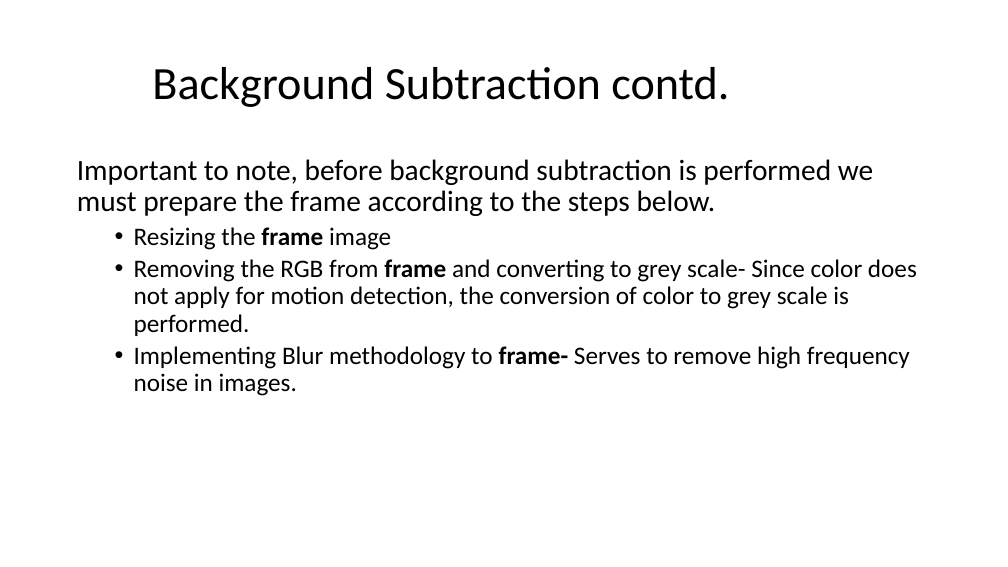
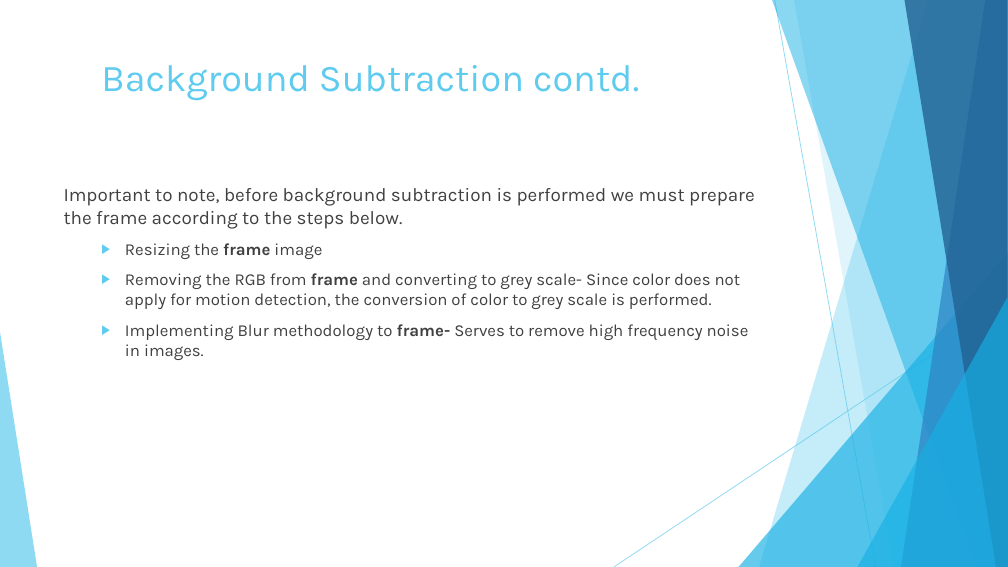
Before and after one commit to metinsenturk/ds620-motiondetection, a slide deck: slide 7 of documents/DS620 presentation.pptx. Drawn at 1008x567 pixels with LibreOffice and Linux fonts; fonts in the diff are those of the drawing. Boxes give left, top, right and bottom in pixels: in the first picture for what was removed or moved away, otherwise in the second. Text is boxed around its words. In the diff, an @@ line names an element or a change of style, - is before the commit and + after.

```diff
--- a/documents/DS620 presentation.pptx
+++ b/documents/DS620 presentation.pptx
@@ title "Background Subtraction contd.": place and size @@
-title "Background Subtraction contd." at box(152, 67, 729, 107)
+title "Background Subtraction contd." at box(101, 65, 639, 101)
@@ title "Background Subtraction contd." at box(101, 65, 639, 101): size 44 to 36 pt, font Calibri to Karla, text colour #000000 to #5FCBEF; line spacing 0.9 to 1; vertical alignment middle to top @@
@@ text "Important to note, before background ...": place and size @@
-text "Important to note, before background ..." at box(77, 159, 917, 396)
+text "Important to note, before background ..." at box(64, 188, 755, 360)
@@ text "Important to note, before background ..." at box(64, 188, 755, 360): size 28 to 18 pt in "Important to note, before background subtraction is ..."; font Calibri to Karla, text colour #000000 to #404040; size 24 to 16 pt in "Resizing the frame image", "Removing the RGB from frame and converting ...", "Implementing Blur methodology to frame- Serves to ..."; line spacing 0.9 to 1; bullet • to ▶; more space between paragraphs @@
@@ group added at box(0, 0, 1008, 567): 5 freeform shapes, 3 triangles, 2 lines @@
```
Also in this commit, not shown: 10 other slides changed.
